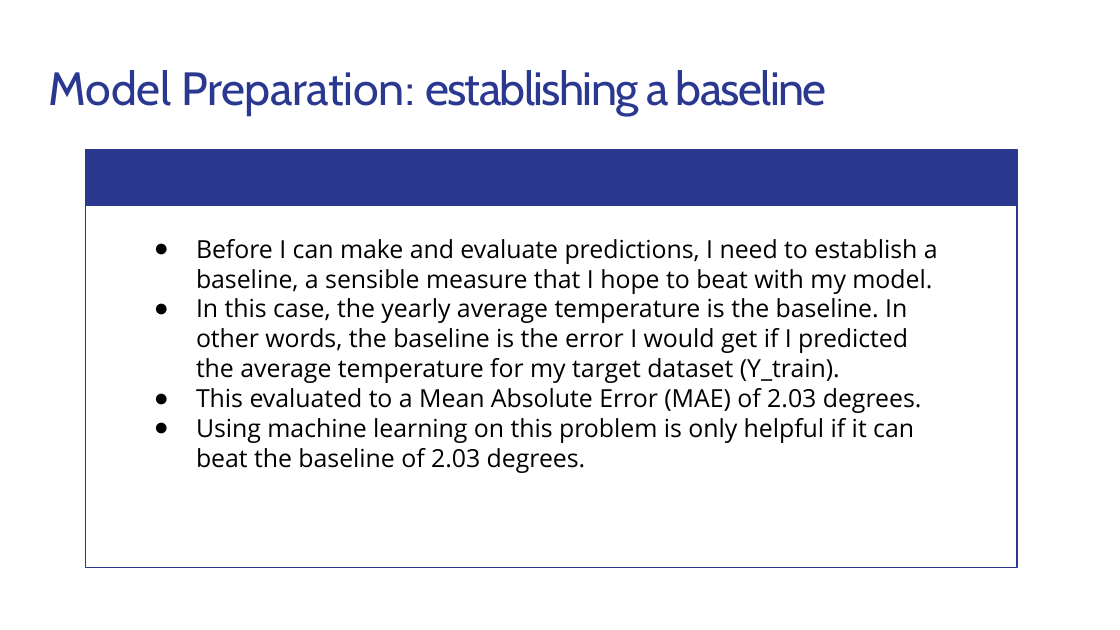
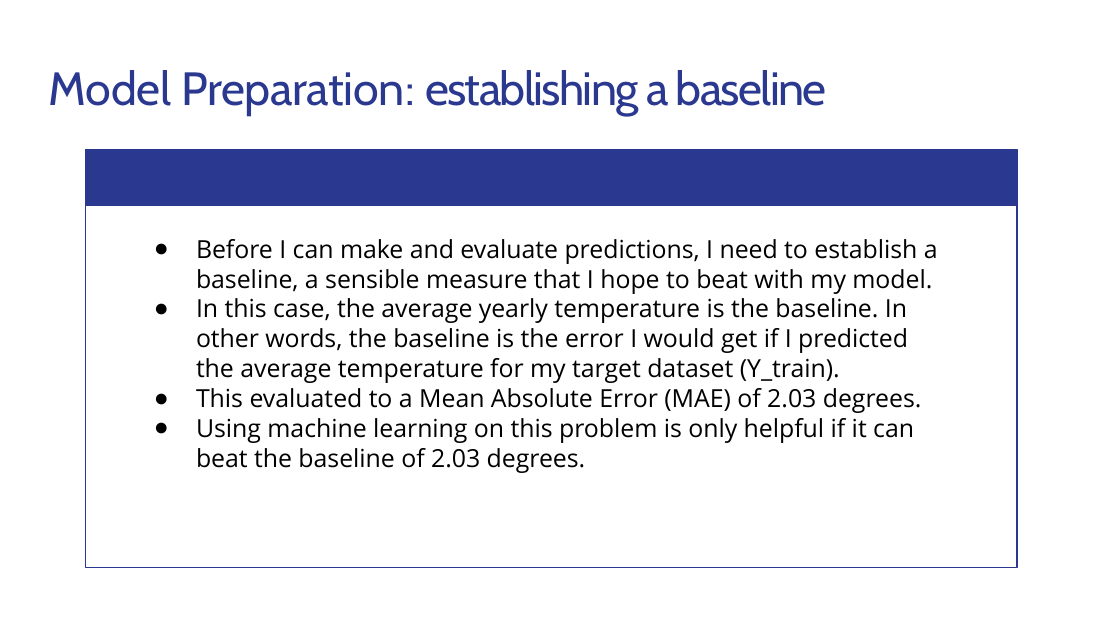
Before and after one commit to matthewshawnkehoe/Data-Science-Projects, a slide deck: slide 16 of Capstone Projects/Capstone_Two_Supervised_ML/Predicting_Temperature_Change.pptx. Drawn at 1120x630 pixels with LibreOffice and Linux fonts; fonts in the diff are those of the drawing. Boxes give left, top, right and bottom in pixels: in the first picture for what was removed or moved away, otherwise in the second. Text is boxed around its words. In the diff, an @@ line names an element or a change of style, - is before the commit and + after.

```diff
--- a/Capstone Projects/Capstone_Two_Supervised_ML/Predicting_Temperature_Change.pptx
+++ b/Capstone Projects/Capstone_Two_Supervised_ML/Predicting_Temperature_Change.pptx
@@ text at (196,298,908,383): text changed @@
-● In this case, the yearly average temperature is the baseline. In other words, the baseline is the error I would get if I predicted the average temperature for my target dataset (Y_train).
+● In this case, the average yearly temperature is the baseline. In other words, the baseline is the error I would get if I predicted the average temperature for my target dataset (Y_train).
```
Also in this commit, not shown: 6 other slides changed, 2 slides added.
